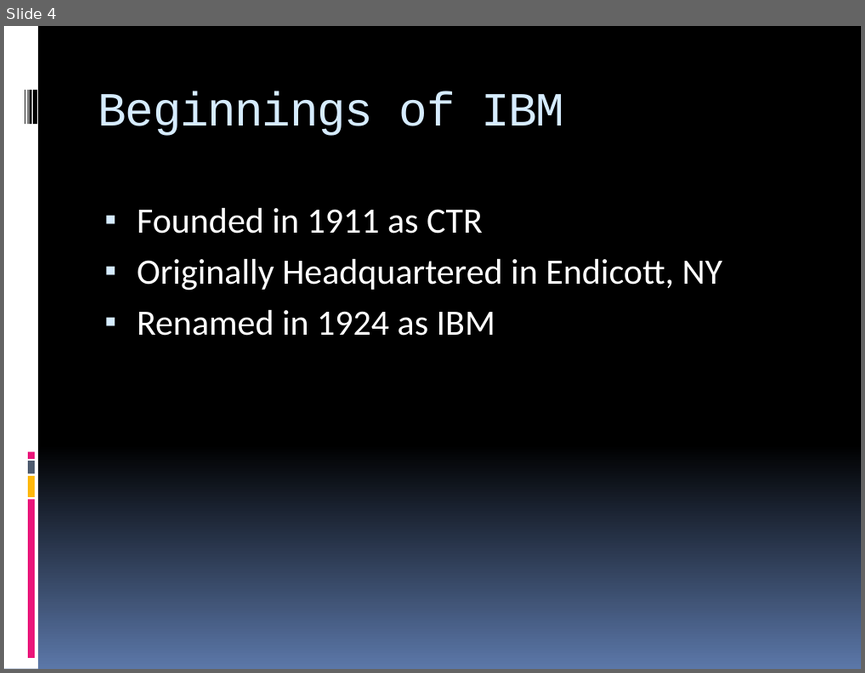
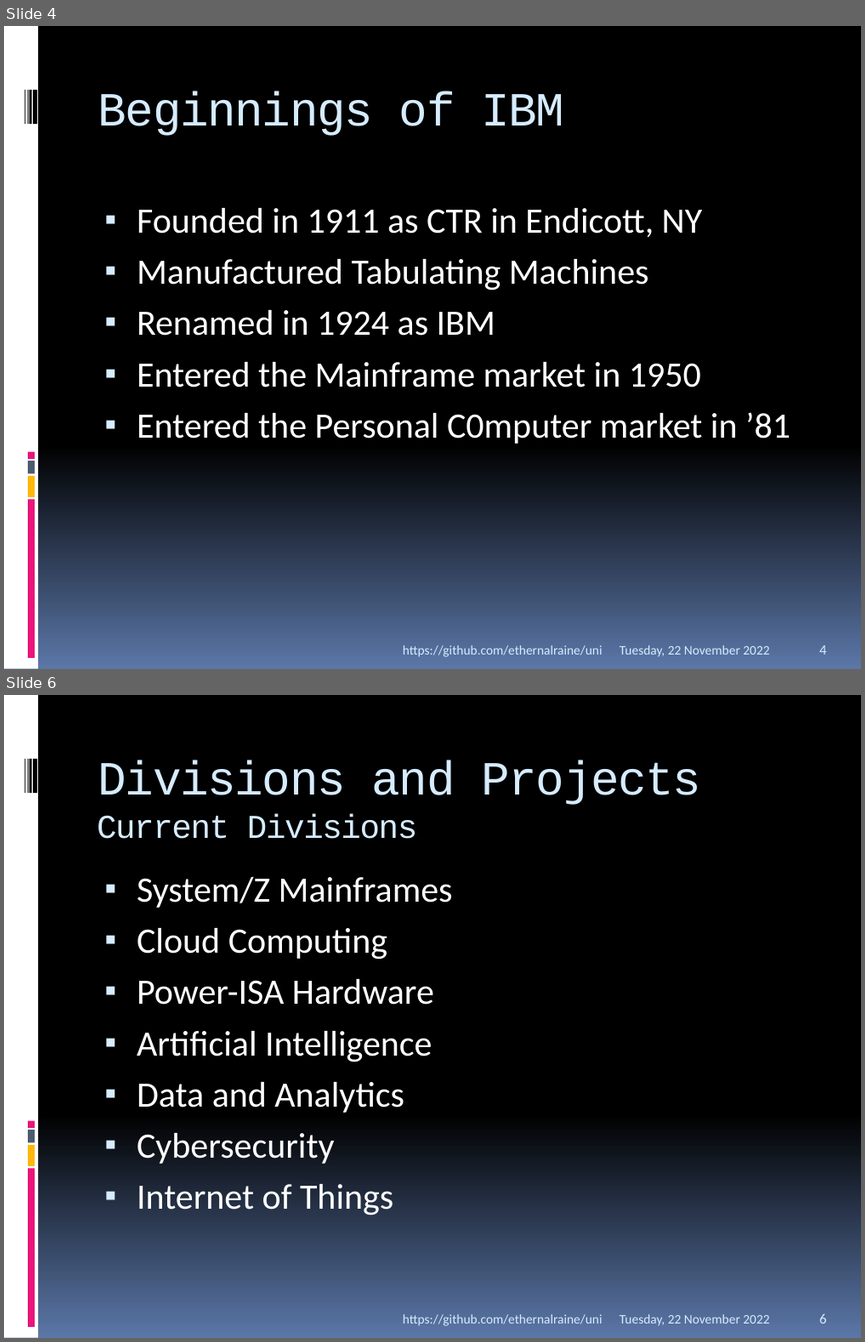
Before and after one commit to EthernalRaine/uni, a slide deck: presentations/IBM/Zero Downtime.pptx. Shown one above the other, each under a label of ours: slide 4 before the commit, slides 4 and 6 after it; the slides between them are not shown. The pictures are 865x673 and 865x1342 pixels, drawn with LibreOffice and Linux fonts; fonts in the diff are those of the drawing. Boxes give left, top, right and bottom in pixels: in the first picture for what was removed or moved away, otherwise in the second. Text is boxed around its words. In the diff, an @@ line names an element or a change of style, - is before the commit and + after.

```diff
--- a/presentations/IBM/Zero Downtime.pptx
+++ b/presentations/IBM/Zero Downtime.pptx
@@ slide 6 added at (4, 695, 861, 1338), background gradient #000000 to #5B77A8; not listed: 9 template elements that a slide beside it also shows @@
@@ title added at (98, 760, 701, 805), 40 pt, text #D6ECFF @@
+Divisions and Projects
@@ text added at (97, 814, 417, 839), 28 pt, text #D6ECFF @@
+Current Divisions
@@ text added at (137, 877, 453, 1215), 30 pt, text #FFFFFF @@
+▪ System/Z Mainframes
+▪ Cloud Computing
+▪ Power-ISA Hardware
+▪ Artificial Intelligence
+▪ Data and Analytics
+▪ Cybersecurity
+▪ Internet of Things
@@ text added at (403, 1314, 602, 1326), 11 pt, text #D6ECFF @@
+https://github.com/ethernalraine/uni
@@ text added at (619, 1314, 769, 1326), 11 pt, text #D6ECFF @@
+Tuesday, 22 November 2022
@@ page number added at (819, 1314, 826, 1323), 12 pt, text #D6ECFF @@
+6
@@ slide 4 changed as well @@
@@ text at (137, 208, 703, 290): text changed @@
-▪ Founded in 1911 as CTR
-▪ Originally Headquartered in Endicott, NY
+▪ Founded in 1911 as CTR in Endicott, NY
+▪ Manufactured Tabulating Machines
@@ text at (137, 362, 790, 443): paragraphs added @@
+▪ Entered the Mainframe market in 1950
+▪ Entered the Personal C0mputer market in ’81
@@ text added at (403, 645, 602, 657), 11 pt, text #D6ECFF @@
+https://github.com/ethernalraine/uni
@@ text added at (619, 645, 769, 657), 11 pt, text #D6ECFF @@
+Tuesday, 22 November 2022
@@ page number added at (819, 645, 826, 654), 12 pt, text #D6ECFF @@
+4
```
Also in this commit, not shown: 3 other slides changed, 13 other slides added, 2 other files.
